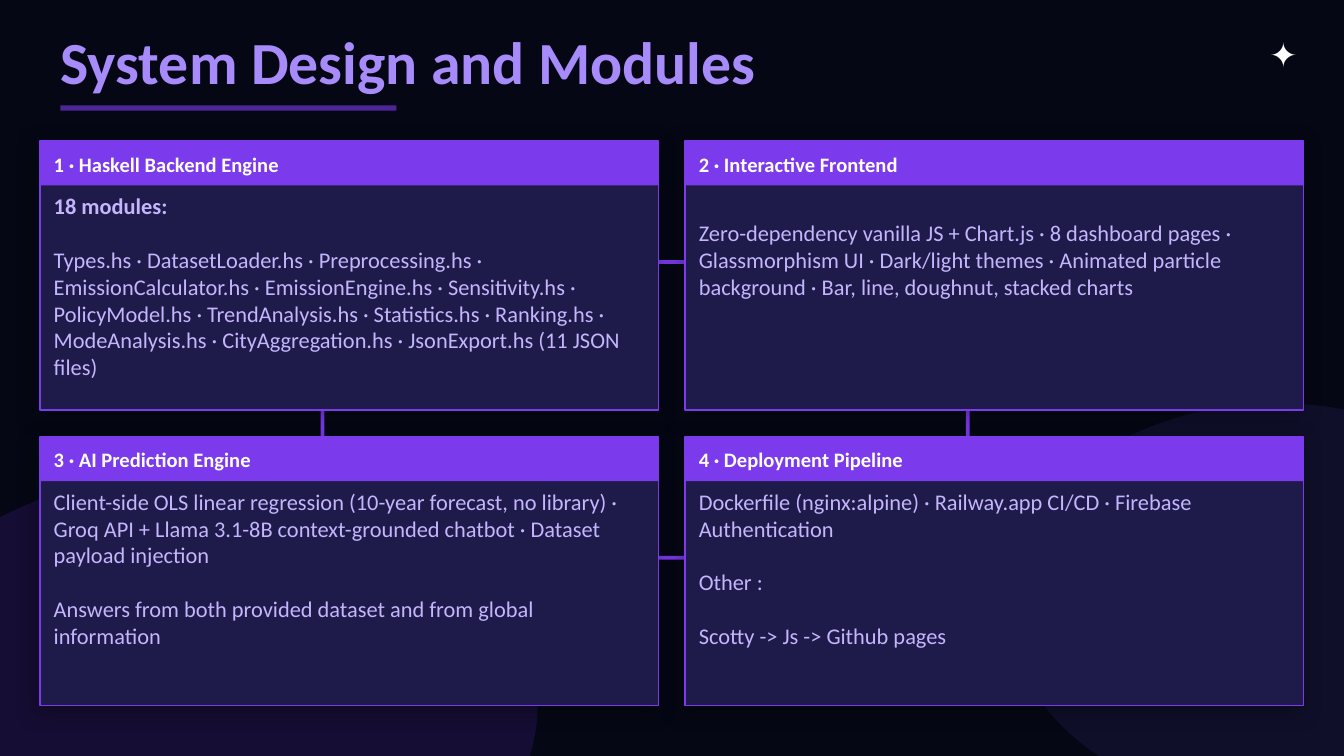
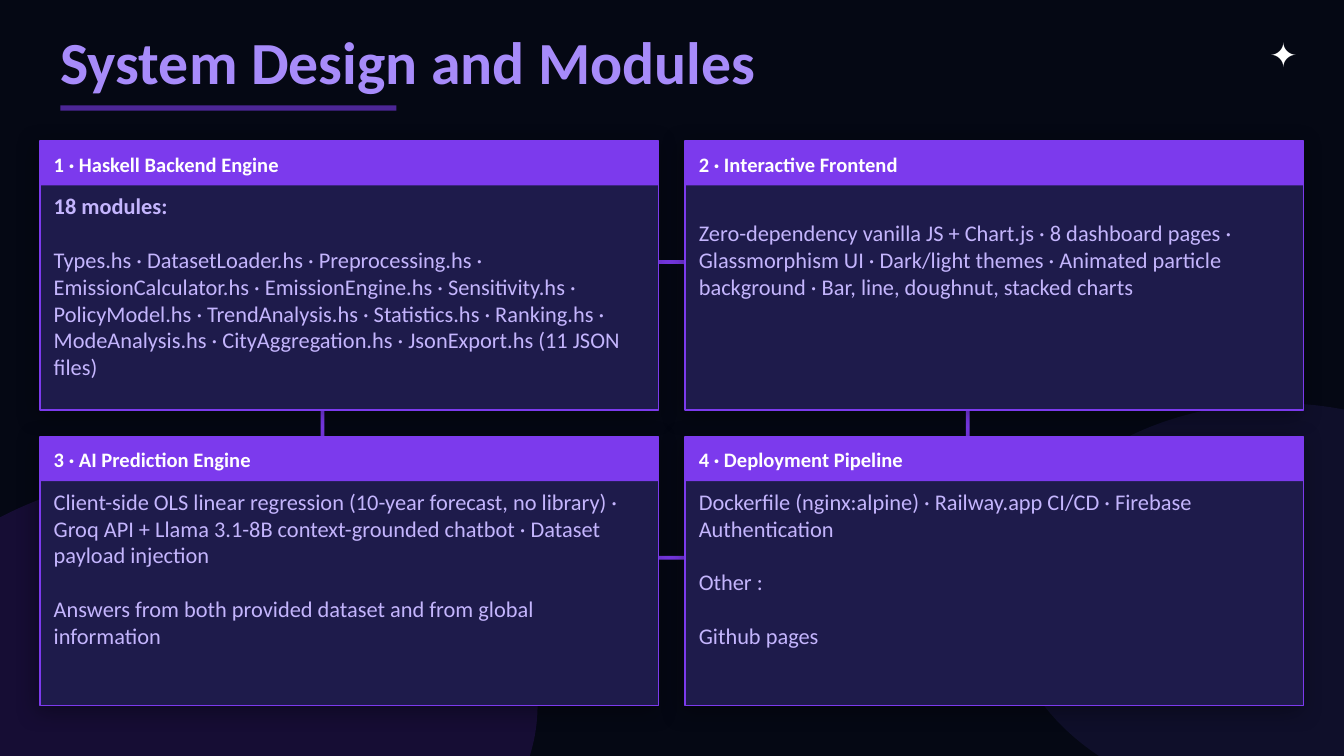
Before and after one commit to Ganath-Avinash/Traffic_Emission_Haskell, a slide deck: slide 10 of documentation/TransportSense_PFL.pptx. Drawn at 1344x756 pixels with LibreOffice and Linux fonts; fonts in the diff are those of the drawing. Boxes give left, top, right and bottom in pixels: in the first picture for what was removed or moved away, otherwise in the second. Text is boxed around its words. In the diff, an @@ line names an element or a change of style, - is before the commit and + after.

```diff
--- a/documentation/TransportSense_PFL.pptx
+++ b/documentation/TransportSense_PFL.pptx
@@ text at <box>699,574,819,648</box>: text changed @@
-Other :
-Scotty -> Js -> Github pages
+Other :
+Github pages
```
Also in this commit, not shown: 2 other slides changed, 2 other files.
